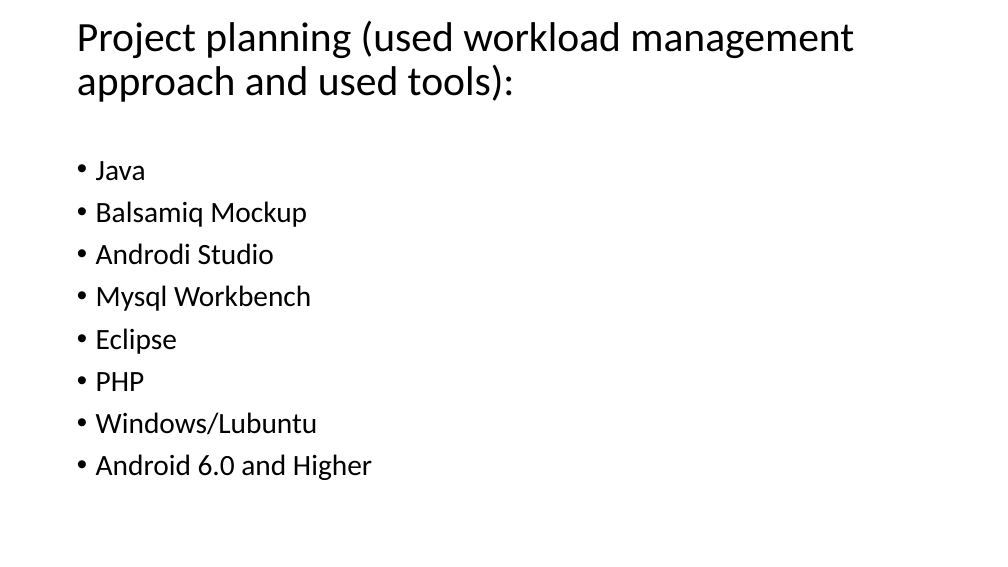
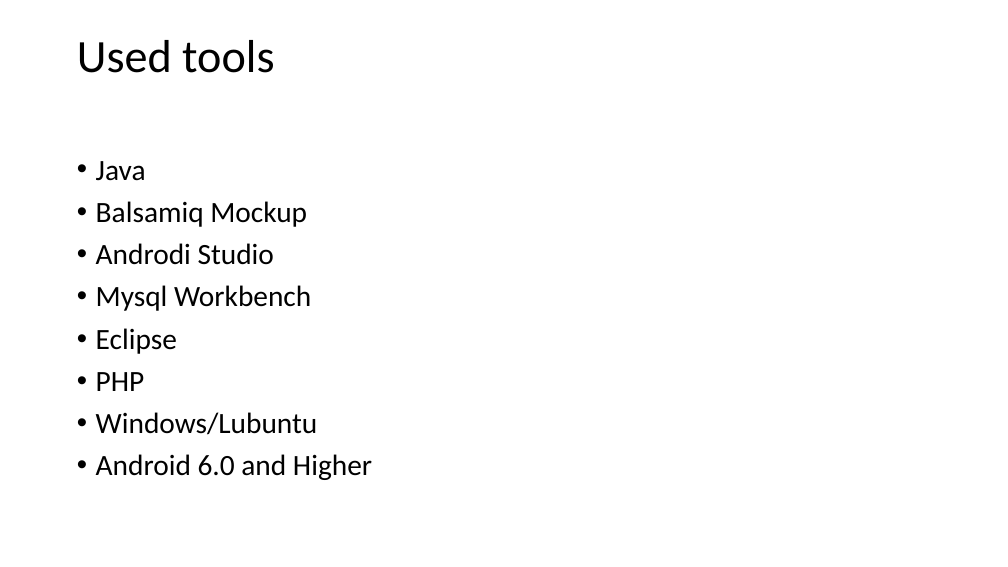
Before and after one commit to bricht/piens-un-maize, a slide deck: slide 4 of presentation/MilknBread.pptx (slide 3 before the commit). Drawn at 1008x567 pixels with LibreOffice and Linux fonts; fonts in the diff are those of the drawing. Boxes give left, top, right and bottom in pixels: in the first picture for what was removed or moved away, otherwise in the second. Text is boxed around its words. In the diff, an @@ line names an element or a change of style, - is before the commit and + after.

```diff
--- a/presentation/MilknBread.pptx
+++ b/presentation/MilknBread.pptx
@@ title at (77, 40, 274, 73): text changed; size 39.6 to 44 pt @@
-Project planning (used workload management approach and used tools):
+Used tools
```
Also in this commit, not shown: 2 other slides changed, 1 slide added.
